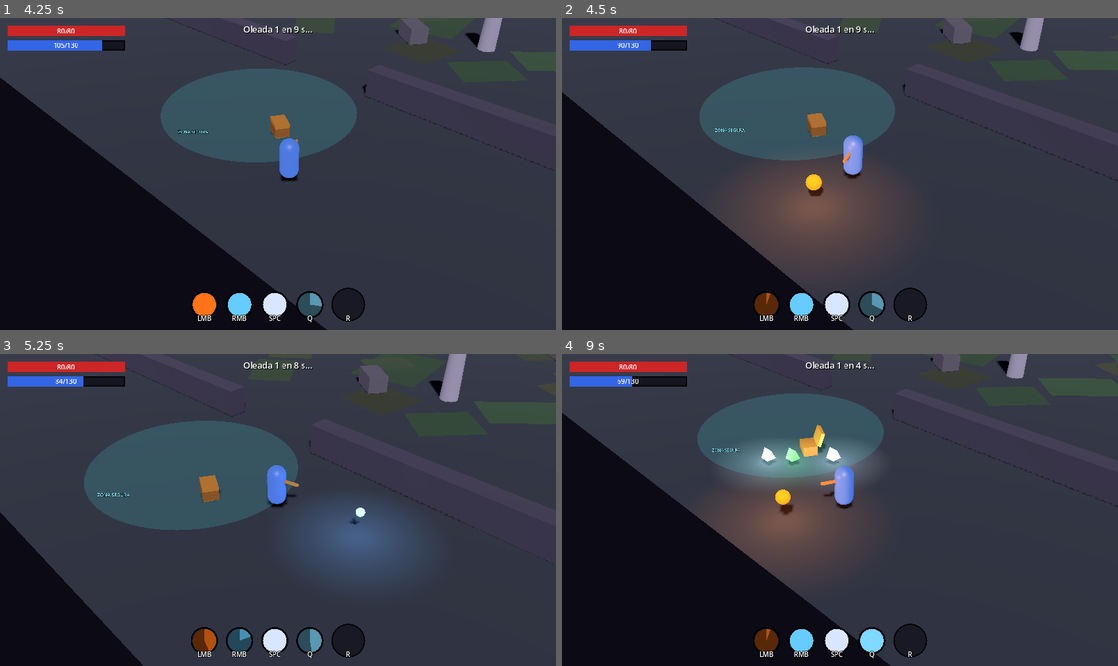
Above: before the commit, frames 1-4 (two rows, left to right).
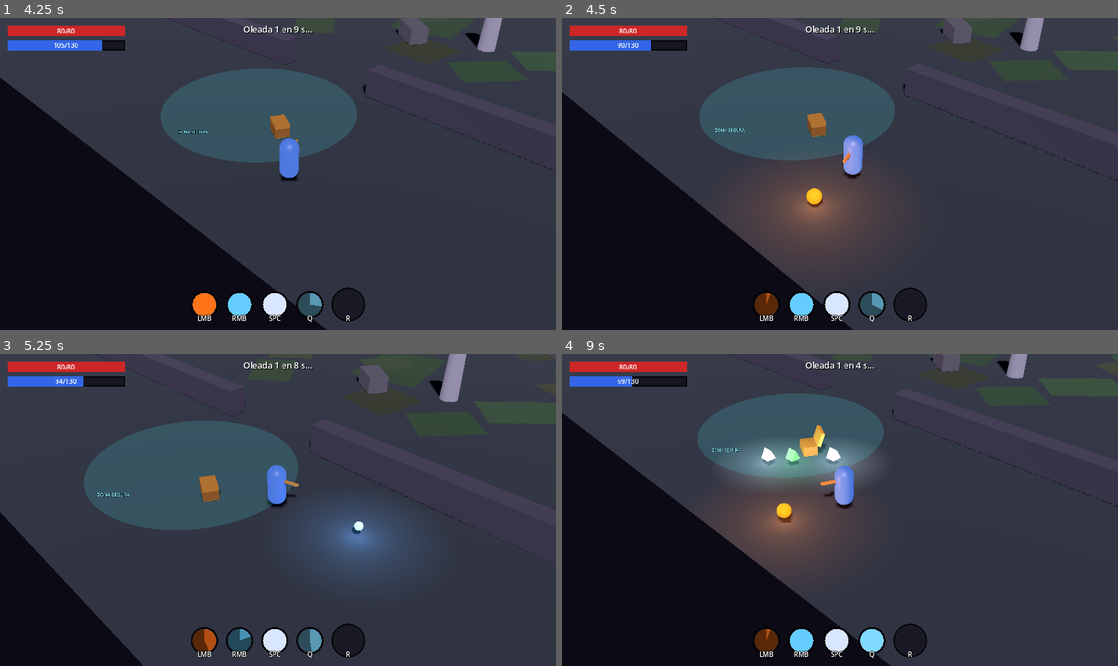
Above: after the commit, the same moments.

Repository: meatxsucks/godot-game
Game: Godot game, scene res://scenes/ui/MainMenu.tscn
Same seed, same stepped clock (60 frames per second), same inputs: the game is played once before the commit and once after it.
Inputs (mouse positions are in pixels of both pictures, inside the frame that each line leads up to):
- Up to frame 1 (4.25 s): click "Comenzar" at 0.5 s; move the mouse to (400, 158) at 1.27 s; hold D (move_right) 1.28-2 s; tap Space (ability_dash) at 1.35 s; click "Elegir" at 2 s; move the mouse to (166, 189) at 2.77 s; hold S (move_down) 2.78-3.53 s; tap Q (ability_nova) at 2.85 s; move the mouse to (333, 105) at 3.52 s; hold D (move_right) from 3.53 s (still down); tap R (ability_super) at 3.6 s
- Up to frame 2 (4.5 s): move the mouse to (812, 236) at 4.27 s; release D (move_right) at 4.28 s; hold W (move_up) from 4.28 s (still down); click (812, 236) at 4.35 s
- Up to frame 3 (5.25 s): move the mouse to (444, 556) at 5.02 s; release W (move_up) at 5.03 s; hold A (move_left) from 5.03 s (still down); right-click (444, 556) at 5.1 s
- Up to frame 4 (9 s): move the mouse to (673, 463) at 5.77 s; tap one key every 0.75 s from 5.85 s: E (interact) Space (ability_dash) Q (ability_nova) R (ability_super); move the mouse to (867, 510) at 6.52 s; release A (move_left) at 6.53 s; hold S (move_down) 6.53-7.28 s; move the mouse to (756, 432) at 7.27 s; hold D (move_right) 7.28-8.03 s; move the mouse to (962, 494) at 8.02 s; hold W (move_up) 8.03-8.78 s; move the mouse to (728, 525) at 8.77 s; hold D (move_right) from 8.78 s (still down); click (728, 525) at 8.85 s

Frame 1 is identical in both runs. In frame 2, 0.3% of the frame differs, in the area x 43-52%, y 41-63%; in frame 3, 0.2%; in frame 4, 0.3%.

Commit message:
Fix: los proyectiles volaban por encima de los slimes chicos
La varita está a 1.2m y los proyectiles se spawneaban a esa altura: la
fireball (radio 0.3) quedaba tangente al slime normal (0.9m) y ni tocaba
al rápido (0.75m) — 'el click no hace daño'. Ahora todos los proyectiles
vuelan a la cintura (Ability.PROJECTILE_HEIGHT = 0.55) y golpean a todos
los tamaños. Test de regresión con físicas reales: tests/HitSmoke.tscn.

Diff:
--- a/scripts/abilities/ability.gd
+++ b/scripts/abilities/ability.gd
@@ -4,6 +4,11 @@
 ## los timers de cooldown; la habilidad solo valida recursos y ejecuta.
 class_name Ability
 extends RefCounted
+
+## Altura de vuelo de los proyectiles: a la cintura. La varita está a 1.2m
+## y un slime normal mide ~0.9m — spawneando a esa altura los proyectiles
+## pasaban POR ENCIMA de los enemigos chicos.
+const PROJECTILE_HEIGHT := 0.55
 
 var id: StringName = &""
 var display_name: String = ""
@@ -51,6 +56,7 @@
 	var projectile = scene.instantiate()
 	player.get_parent().add_child(projectile)
 	projectile.global_transform = player.wand.global_transform
+	projectile.global_position.y = PROJECTILE_HEIGHT
 
 	var result: Array = player.stats.roll_spell_damage(stat, multiplier)
 	if projectile.has_method("setup"):
--- a/scripts/abilities/fireball_ability.gd
+++ b/scripts/abilities/fireball_ability.gd
@@ -19,6 +19,7 @@
 	var projectile = SCENE.instantiate()
 	player.get_parent().add_child(projectile)
 	projectile.global_transform = player.wand.global_transform
+	projectile.global_position.y = PROJECTILE_HEIGHT
 	if projectile.has_method("setup"):
 		projectile.setup(result[0], player, result[1])
 
--- a/scripts/abilities/multi_shot_ability.gd
+++ b/scripts/abilities/multi_shot_ability.gd
@@ -22,6 +22,7 @@
 		var arrow = SCENE.instantiate()
 		player.get_parent().add_child(arrow)
 		arrow.global_transform = player.wand.global_transform
+		arrow.global_position.y = PROJECTILE_HEIGHT
 		arrow.rotate_y(offset)
 		if arrow.has_method("setup"):
 			arrow.setup(result[0], player, result[1])
--- /dev/null
+++ b/tests/HitSmoke.tscn
@@ -0,0 +1,6 @@
+[gd_scene load_steps=2 format=3 uid="uid://chitsmoke0001"]
+
+[ext_resource type="Script" path="res://tests/hit_smoke.gd" id="1_hit"]
+
+[node name="HitSmoke" type="Node3D"]
+script = ExtResource("1_hit")
--- /dev/null
+++ b/tests/hit_smoke.gd
@@ -0,0 +1,44 @@
+## Test de regresión: los proyectiles DEBEN golpear a slimes de todos los
+## tamaños (bug histórico: volaban a 1.2m — la altura de la varita — y
+## pasaban por encima de los enemigos chicos).
+extends Node3D
+
+func _ready() -> void:
+	# Piso para que los slimes no caigan al vacío.
+	var floor_body := StaticBody3D.new()
+	var collision := CollisionShape3D.new()
+	var shape := BoxShape3D.new()
+	shape.size = Vector3(30, 1, 30)
+	collision.shape = shape
+	floor_body.add_child(collision)
+	add_child(floor_body)
+	floor_body.global_position = Vector3(0, -0.5, 0)
+
+	# Slime normal (0.9m) y slime rápido (0.75m, el peor caso).
+	var normal = load("res://scenes/enemies/Slime.tscn").instantiate()
+	normal.position = Vector3(0, 0, 0)
+	add_child(normal)
+
+	var fast = load("res://scenes/enemies/Slime.tscn").instantiate()
+	fast.size_scale = 0.75
+	fast.max_health = 16.0
+	fast.position = Vector3(6, 0, 0)
+	add_child(fast)
+
+	# Una fireball hacia cada uno, a la altura de vuelo real de las habilidades.
+	for x in [0.0, 6.0]:
+		var fireball = load("res://scenes/magic/Fireball.tscn").instantiate()
+		fireball.position = Vector3(x, Ability.PROJECTILE_HEIGHT, 5)
+		add_child(fireball)
+		fireball.setup(5.0, null, false)
+
+	var normal_start: float = normal.current_health
+	var fast_start: float = fast.current_health
+
+	for i in 45:
+		await get_tree().physics_frame
+
+	assert(normal.current_health < normal_start, "la fireball golpea al slime normal")
+	assert(fast.current_health < fast_start, "la fireball golpea al slime rápido (chico)")
+	print("HIT SMOKE OK")
+	get_tree().quit(0)
